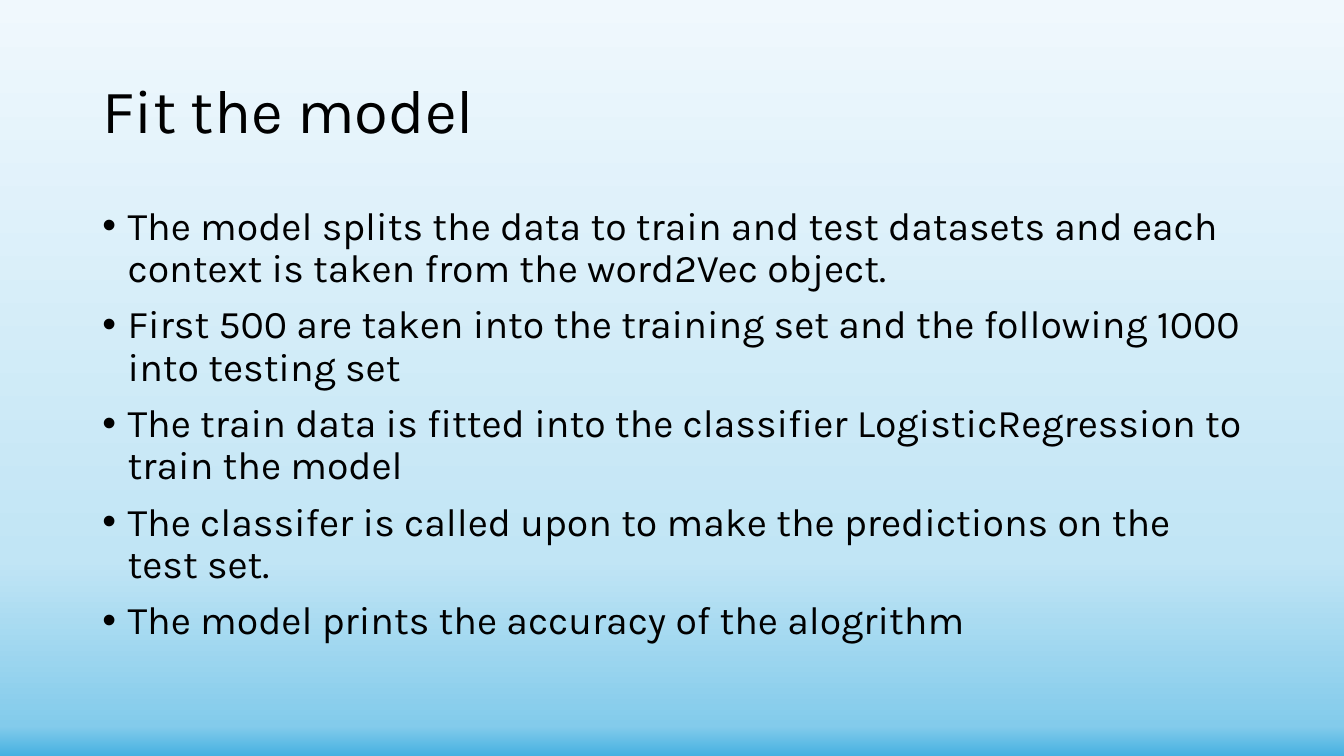
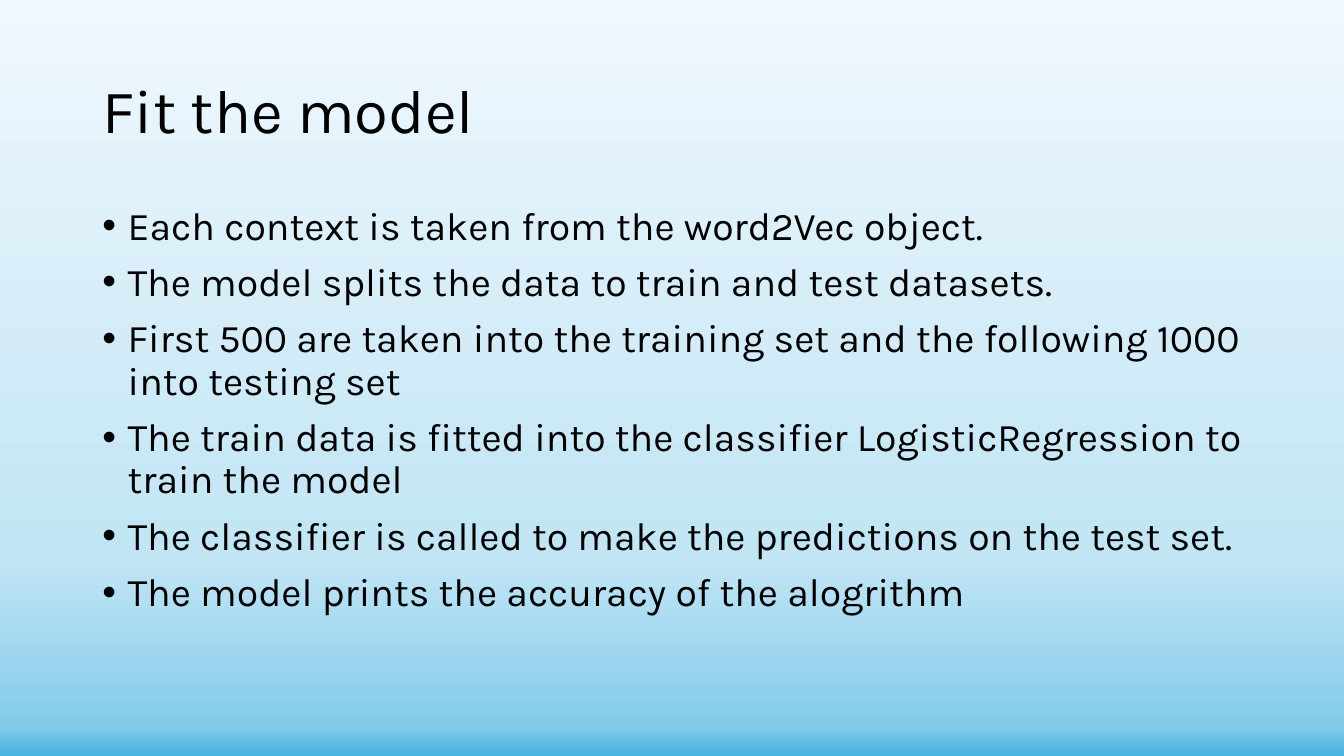
Before and after one commit to shachar700/Graph-Embedding, a slide deck: slide 15 of doc/Graph-Embedding Presentation.pptx (slide 14 before the commit). Drawn at 1344x756 pixels with LibreOffice and Linux fonts; fonts in the diff are those of the drawing. Boxes give left, top, right and bottom in pixels: in the first picture for what was removed or moved away, otherwise in the second. Text is boxed around its words. In the diff, an @@ line names an element or a change of style, - is before the commit and + after.

```diff
--- a/doc/Graph-Embedding Presentation.pptx
+++ b/doc/Graph-Embedding Presentation.pptx
@@ text at box(128, 213, 1052, 306): text changed @@
-• The model splits the data to train and test datasets and each context is taken from the word2Vec object.
+• Each context is taken from the word2Vec object.
+• The model splits the data to train and test datasets.
@@ text at box(128, 523, 1232, 560): text changed @@
-• The classifer is called upon to make the predictions on the test set.
+• The classifier is called to make the predictions on the test set.
```
Also in this commit, not shown: 11 other slides changed, 1 other file.
